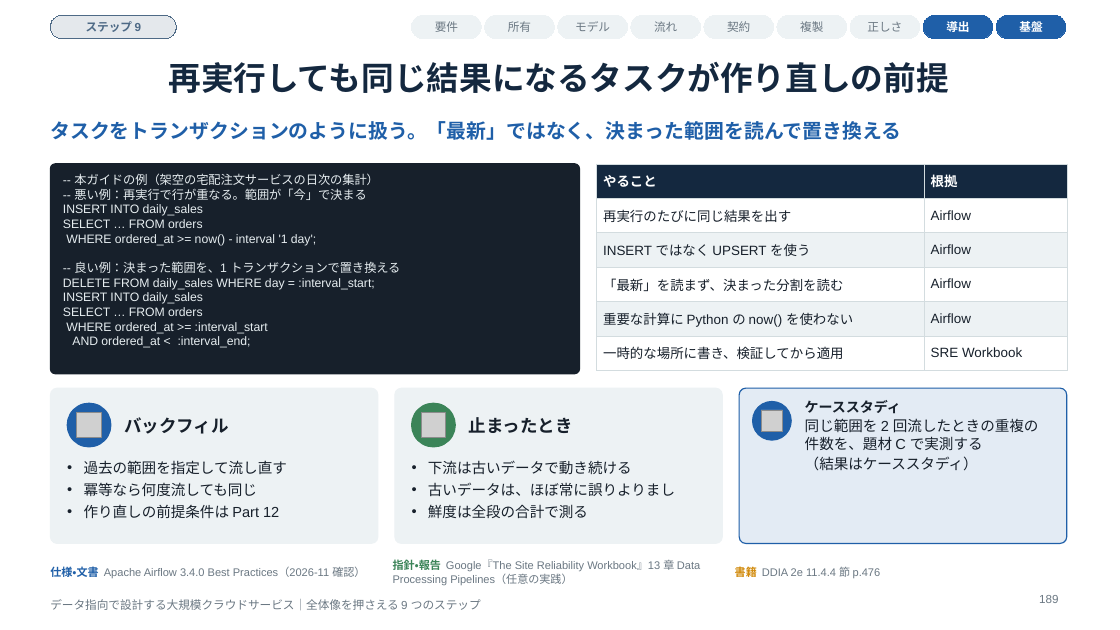
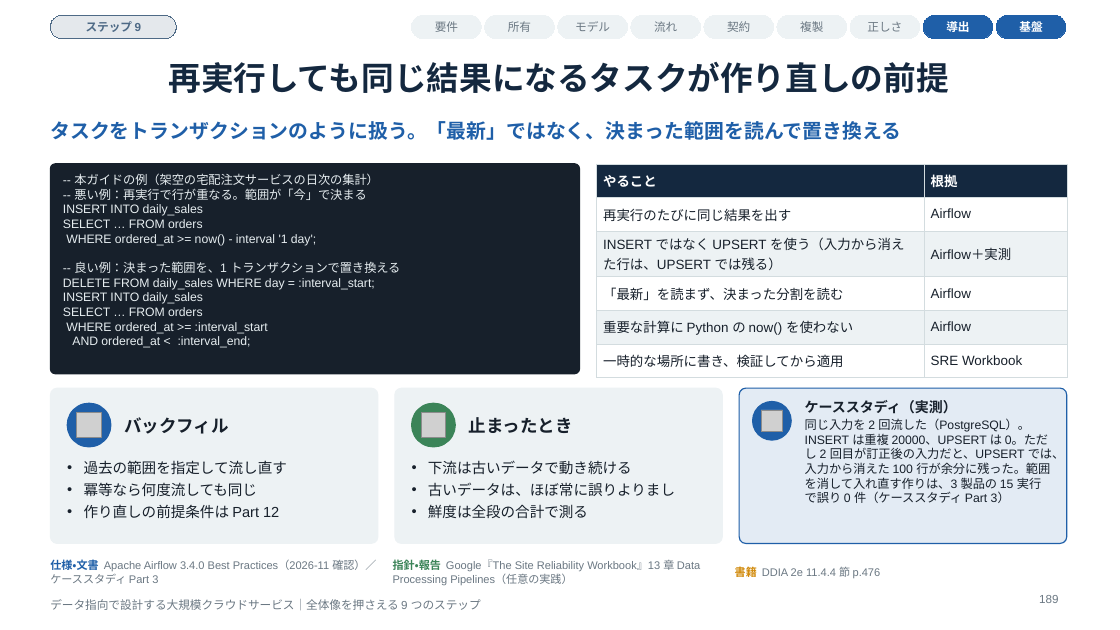
Before and after one commit to Takenori-Kusaka/data-intensive-design-guide, a slide deck: slide 189 of slides/data-intensive-design-guide.pptx. Drawn at 1120x630 pixels with LibreOffice and Linux fonts; fonts in the diff are those of the drawing; grey boxes stand for pictures. Boxes give left, top, right and bottom in pixels: in the first picture for what was removed or moved away, otherwise in the second. Text is boxed around its words. In the diff, an @@ line names an element or a change of style, - is before the commit and + after.

```diff
--- a/slides/data-intensive-design-guide.pptx
+++ b/slides/data-intensive-design-guide.pptx
@@ table at <box>597,164,1067,371</box> @@
-row 3, column 1: INSERT ではなく UPSERT を使う
+row 3, column 1: INSERT ではなく UPSERT を使う（入力から消えた行は、UPSERT では残る）
-row 3, column 2: Airflow
+row 3, column 2: Airflow＋実測
@@ text at <box>805,400,1065,503</box>: text changed; size 12.5 to 10.5 pt @@
-ケーススタディ
-同じ範囲を 2 回流したときの重複の件数を、題材 C で実測する
-（結果はケーススタディ）
+ケーススタディ（実測）
+同じ入力を 2 回流した（PostgreSQL）。INSERT は重複 20000、UPSERT は 0。ただし 2 回目が訂正後の入力だと、UPSERT では、入力から消えた 100 行が余分に残った。範囲を消して入れ直す作りは、3 製品の 15 実行で誤り 0 件（ケーススタディ Part 3）
@@ text at <box>50,559,376,584</box>: text changed @@
-仕様・文書 Apache Airflow 3.4.0 Best Practices（2026-11 確認）
+仕様・文書 Apache Airflow 3.4.0 Best Practices（2026-11 確認）／ケーススタディ Part 3
```
Also in this commit, not shown: 48 other slides changed, 54 other files.
